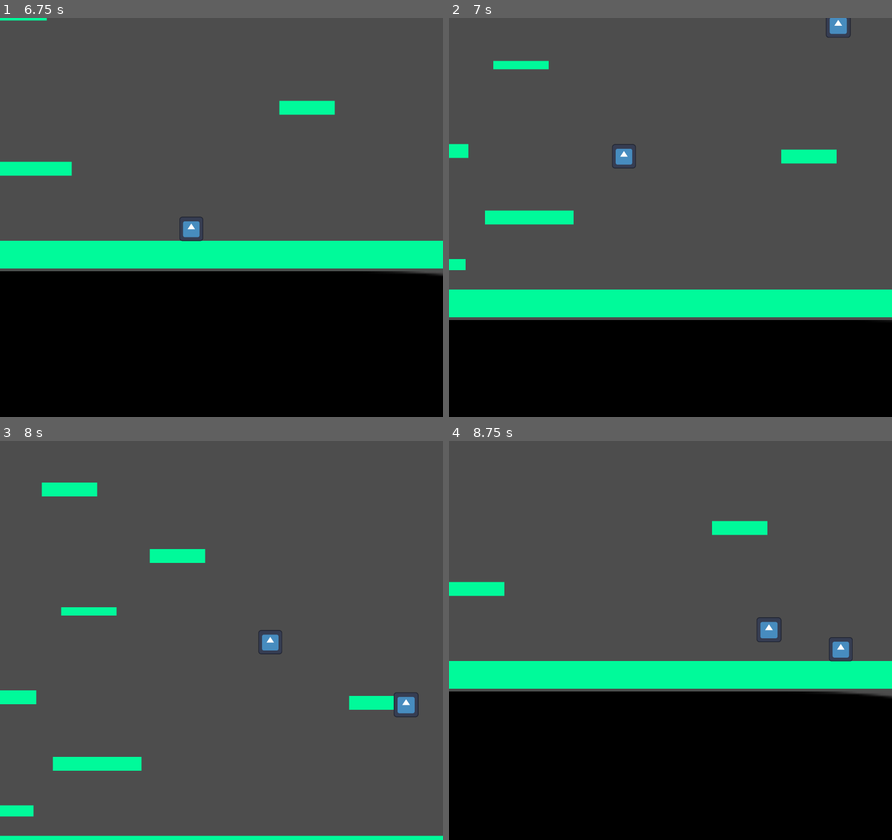
Above: before the commit, frames 1-4 (two rows, left to right).
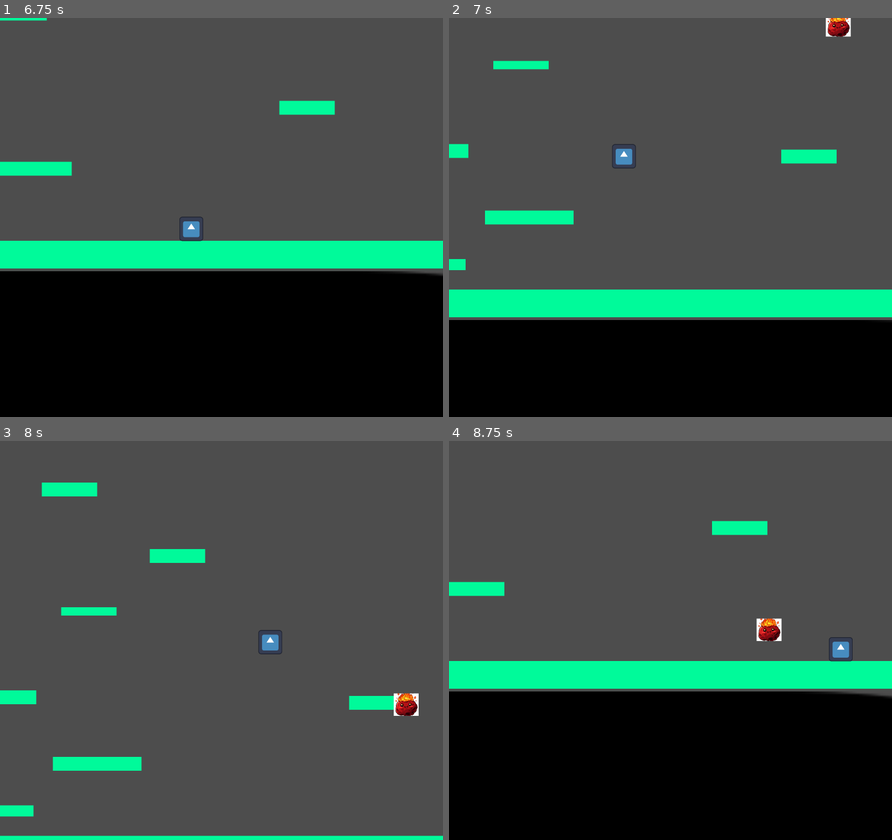
Above: after the commit, the same moments.

Repository: ArthurVayner/GameJam2026
Game: Godot game, scene res://Scenes/Main.tscn
Same seed, same stepped clock (60 frames per second), same inputs: the game is played once before the commit and once after it. The engine's default icon, where the game draws it, is replaced by a stand-in: a white triangle on a blue panel in a dark square.
Inputs:
- Up to frame 1 (6.75 s): hold Right (go_right) 0.53-2.03 s; tap W (jump) at 0.77, 1.52, 3.02, 3.77, 4.52, 6.02 s; hold Left (go_left) 2.03-2.78 s; hold Right (go_right) 2.78-4.28 s; hold Left (go_left) 4.28-5.03 s; hold Right (go_right) 5.03-5.78 s; hold Left (go_left) from 5.78 s (still down)
- Up to frame 2 (7 s): keep holding Left (go_left); tap W (jump) at 6.77 s
- Up to frame 3 (8 s): release Left (go_left) at 7.28 s; hold Right (go_right) from 7.28 s (still down); tap W (jump) at 7.52 s
- Up to frame 4 (8.75 s): keep holding Right (go_right)

Frame 1 is identical in both runs. In frame 2, 0.3% of the frame differs, in the area x 85-91%, y 0-5%; in frame 3, 0.3%; in frame 4, 0.4%, in the area x 69-76%, y 44-51%.

Commit message:
add asteroid image

Diff:
--- a/Scenes/FallingObject.tscn
+++ b/Scenes/FallingObject.tscn
@@ -1,7 +1,7 @@
 [gd_scene format=3 uid="uid://kdqu6ajec8w8"]
 
 [ext_resource type="Script" uid="uid://clabh3km72p48" path="res://Scripts/falling_object.gd" id="1_7geer"]
-[ext_resource type="Texture2D" uid="uid://bsjl2fjvntfiu" path="res://icon.svg" id="2_w854r"]
+[ext_resource type="Texture2D" uid="uid://bku2275kxgwsq" path="res://Assets/images/asteroid.jpg" id="2_w854r"]
 
 [sub_resource type="RectangleShape2D" id="RectangleShape2D_g4v7s"]
 size = Vector2(9, 9)
@@ -13,7 +13,8 @@
 shape = SubResource("RectangleShape2D_g4v7s")
 
 [node name="Sprite2D" type="Sprite2D" parent="CollisionShape2D" unique_id=1685695508]
-scale = Vector2(0.0703125, 0.0703125)
+position = Vector2(1.4210855e-14, 0)
+scale = Vector2(0.02, 0.018)
 texture = ExtResource("2_w854r")
 
 [connection signal="body_entered" from="." to="." method="_on_body_entered"]
Binary file added: Assets/images/asteroid.jpg
Not shown, added: Assets/images/asteroid.jpg.import
Binary file added: Assets/images/red-asteroid.jpg
Not shown, added: Assets/images/red-asteroid.jpg.import
